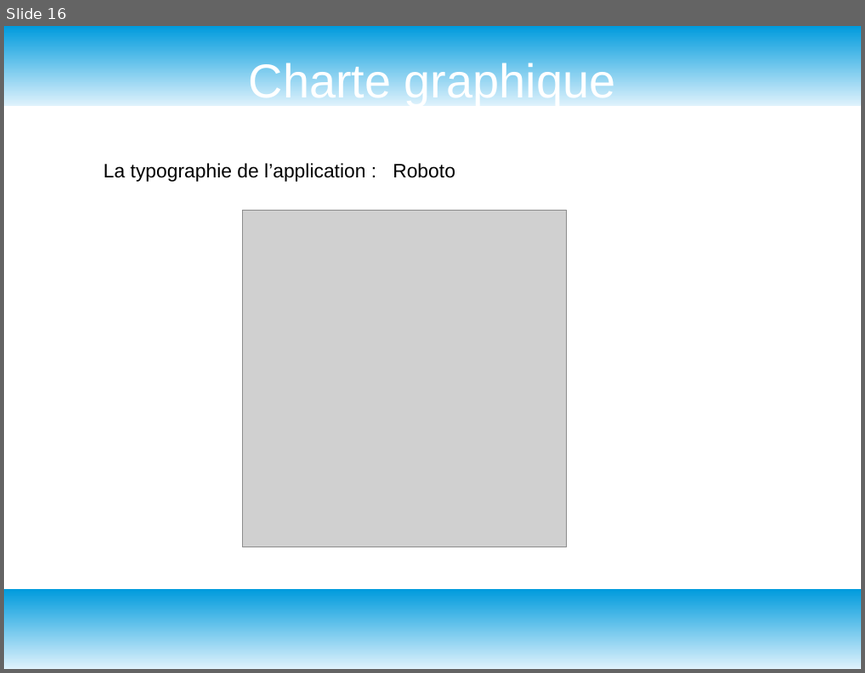
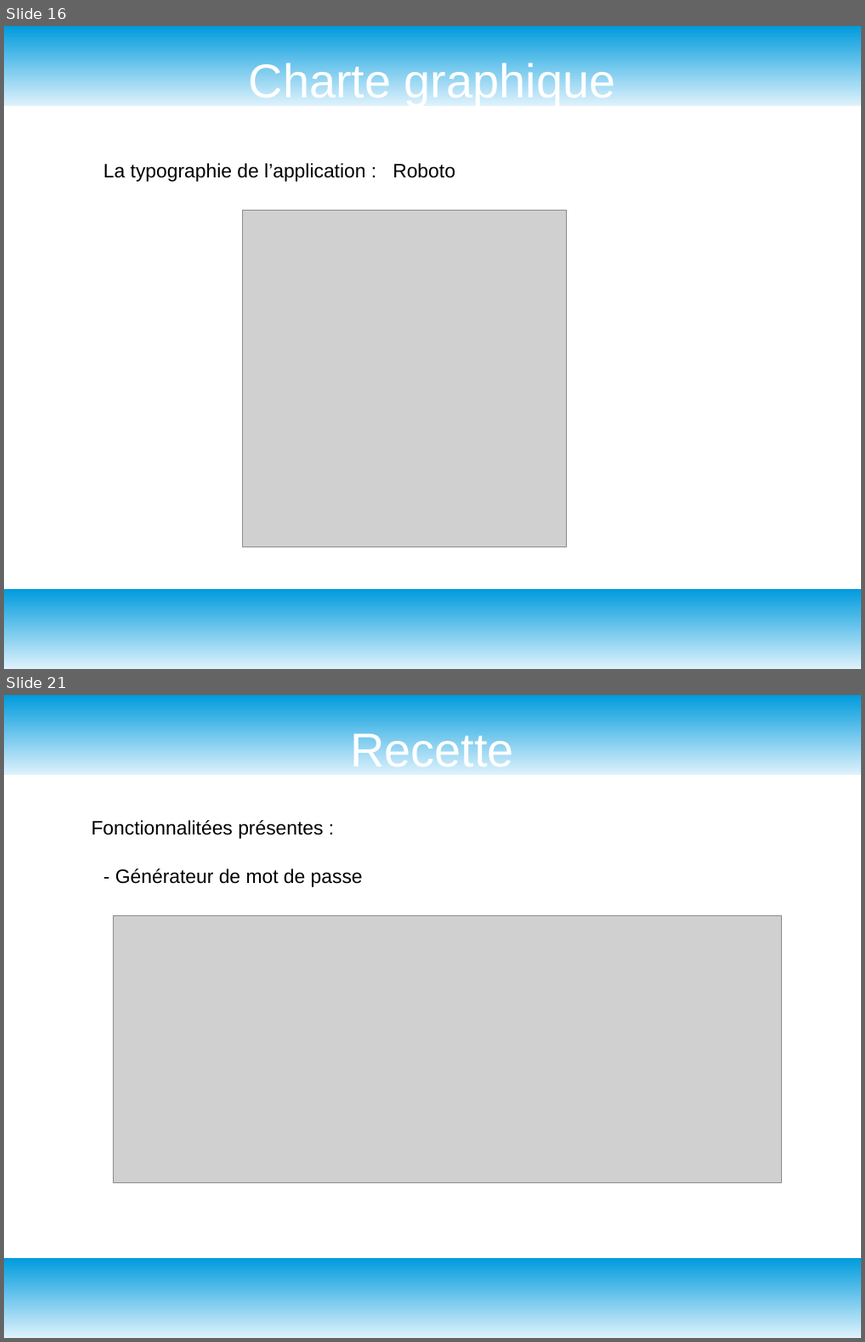
Before and after one commit to GuyomH/Fil-Rouge, a slide deck: assets/grand angle diapo.odp. Shown one above the other, each under a label of ours: slide 16 before the commit, slides 16 and 21 after it; the slides between them are not shown. The pictures are 865x673 and 865x1342 pixels, drawn with LibreOffice and Linux fonts; fonts in the diff are those of the drawing; grey boxes stand for pictures. Boxes give left, top, right and bottom in pixels: in the first picture for what was removed or moved away, otherwise in the second. Text is boxed around its words. In the diff, an @@ line names an element or a change of style, - is before the commit and + after.

```diff
--- a/assets/grand angle diapo.odp
+++ b/assets/grand angle diapo.odp
@@ slide 21 added at box(4, 695, 861, 1338), background #FFFFFF; not listed: 2 template elements that a slide beside it also shows @@
@@ title added at box(351, 729, 514, 767), 44 pt, text #FFFFFF @@
+Recette
@@ text added at box(92, 820, 323, 839), 18 pt, text #000000 @@
+Fonctionnalitées présentes :
@@ text added at box(115, 868, 363, 887), 18 pt, text #000000 @@
+- Générateur de mot de passe
@@ picture added at box(114, 915, 782, 1183) @@
```
Also in this commit, not shown: 2 slides changed, 5 other slides added, 1 slide removed.
